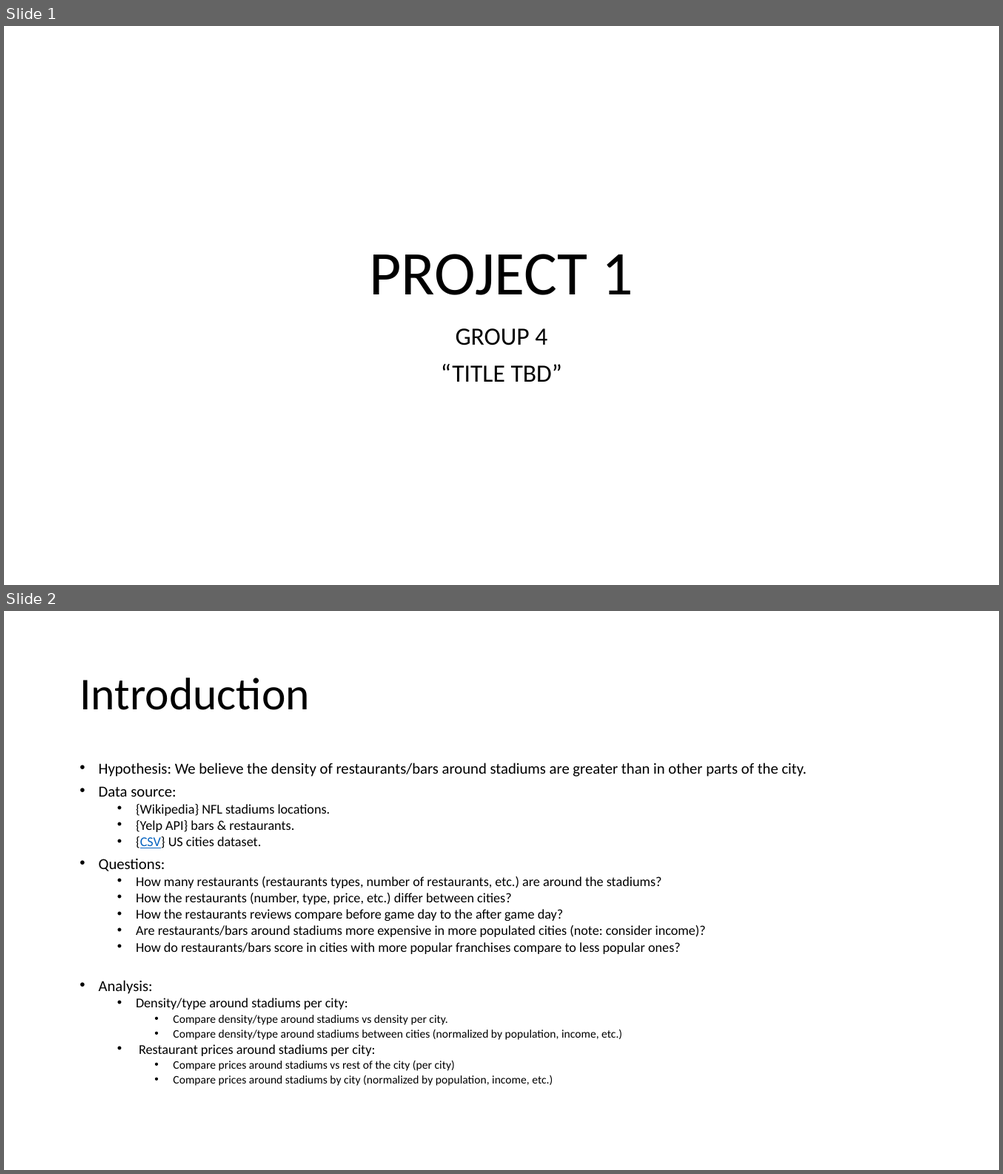
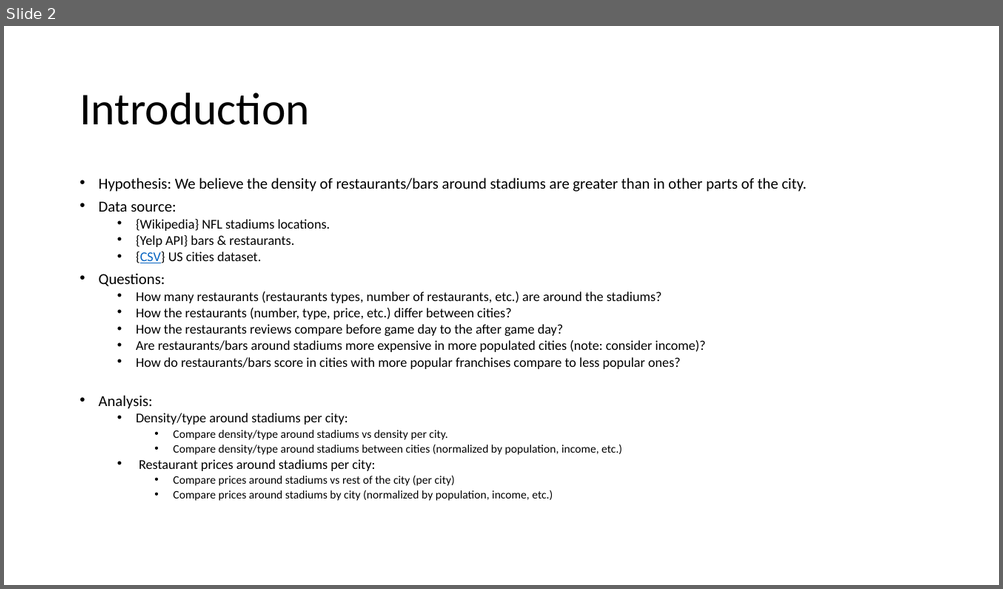
Before and after one commit to jjying89/Yelp-Restaurants-Analysis, a slide deck: Presentation/PROJECT_1.pptx. Shown one above the other, each under a label of ours: slides 1 and 2 before the commit, slide 2 after it. The pictures are 1003x1174 and 1003x589 pixels, drawn with LibreOffice and Linux fonts; fonts in the diff are those of the drawing. Boxes give left, top, right and bottom in pixels: in the first picture for what was removed or moved away, otherwise in the second. Text is boxed around its words. In the diff, an @@ line names an element or a change of style, - is before the commit and + after.

```diff
--- a/Presentation/PROJECT_1.pptx
+++ b/Presentation/PROJECT_1.pptx
@@ slide 1 removed at bbox=[4, 26, 999, 585], background #FFFFFF @@
@@ title removed at bbox=[369, 254, 634, 295] @@
-PROJECT 1
@@ subtitle removed at bbox=[441, 329, 562, 382] @@
-GROUP 4
-“TITLE TBD”
```
Also in this commit, not shown: 2 slides added.
